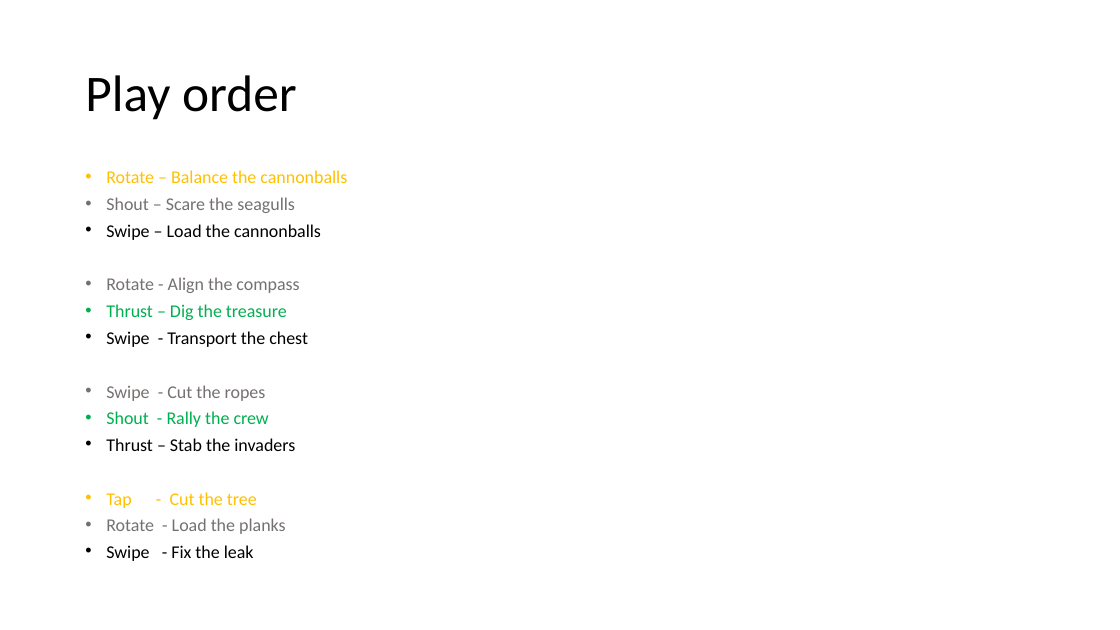
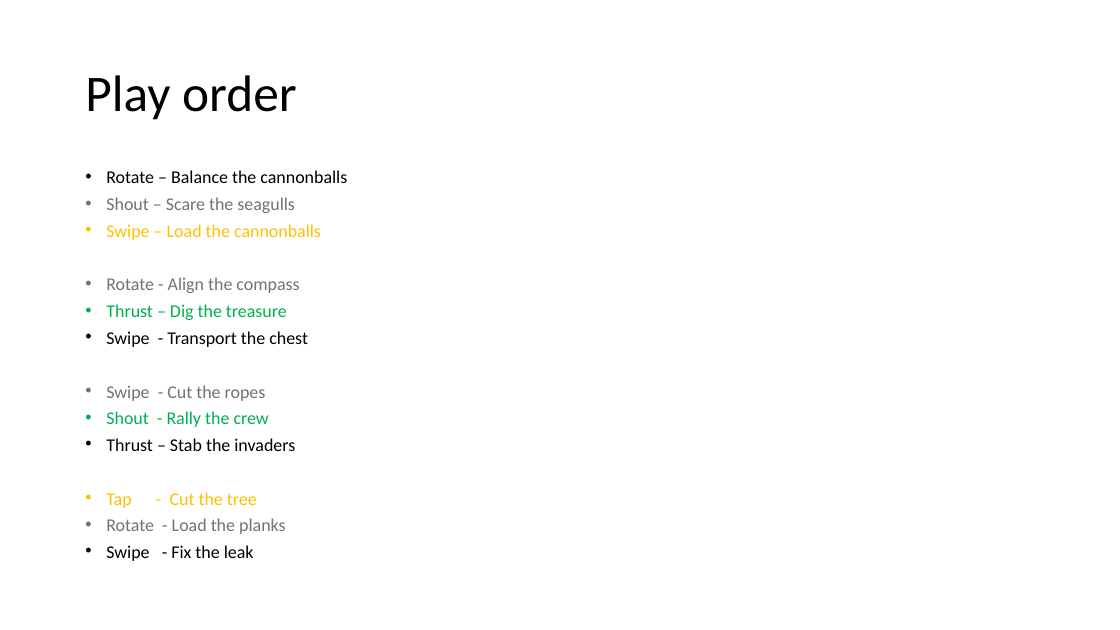
Before and after one commit to Mr-Turtle12/Mobile-Pirate-Game, a slide deck: slide 7 of Pirate game.pptx. Drawn at 1120x630 pixels with LibreOffice and Linux fonts; fonts in the diff are those of the drawing. Boxes give left, top, right and bottom in pixels: in the first picture for what was removed or moved away, otherwise in the second. Text is boxed around its words. In the diff, an @@ line names an element or a change of style, - is before the commit and + after.

```diff
--- a/Pirate game.pptx
+++ b/Pirate game.pptx
@@ text at [106,170,347,240]: text colour #FFC000 to #000000 in "Rotate – Balance the cannonballs"; text colour #000000 to #FFC000 in "Swipe – Load the cannonballs" @@
```
Also in this commit, not shown: 8 slides added.
